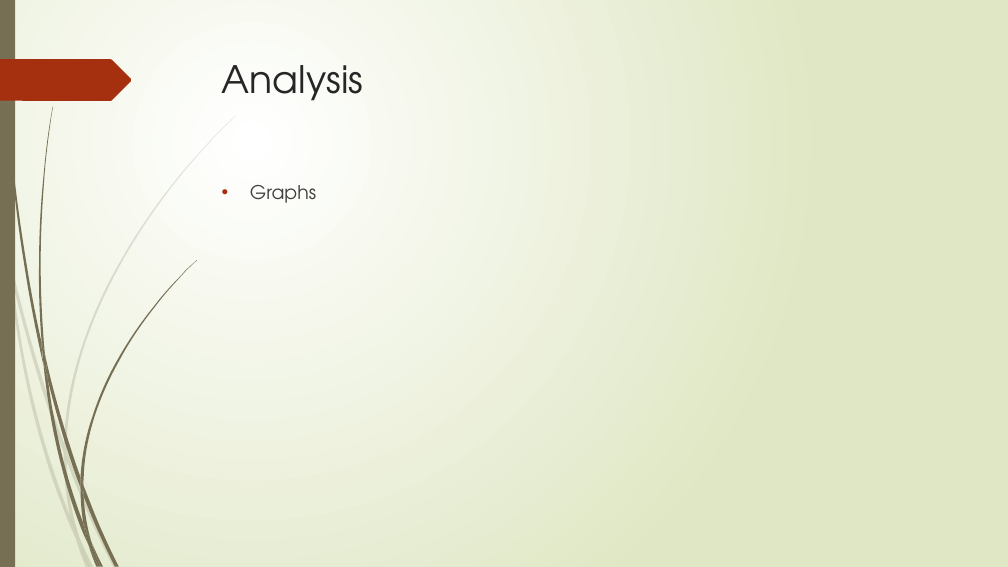
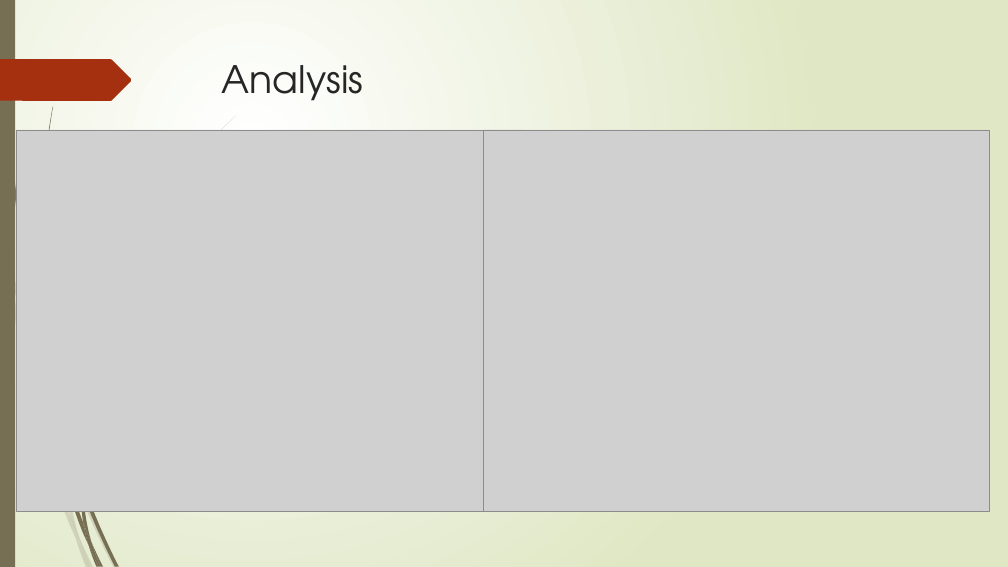
Before and after one commit to sujithcp/NewsAnalyser, a slide deck: slide 7 of presentation/Project.pptx. Drawn at 1008x567 pixels with LibreOffice and Linux fonts; fonts in the diff are those of the drawing; grey boxes stand for pictures. Boxes give left, top, right and bottom in pixels: in the first picture for what was removed or moved away, otherwise in the second. Text is boxed around its words. In the diff, an @@ line names an element or a change of style, - is before the commit and + after.

```diff
--- a/presentation/Project.pptx
+++ b/presentation/Project.pptx
@@ picture added at (16, 130, 524, 511) @@
@@ picture added at (484, 130, 990, 511) @@
@@ text removed at (250, 185, 316, 203) @@
-• Graphs
@@ freeform shape removed at (64, 443, 67, 461) @@
@@ group removed at (42, 260, 197, 496): 4 freeform shapes @@
```
Also in this commit, not shown: 7 other slides changed, 2 slides added, 1 slide removed, 1 other file.
